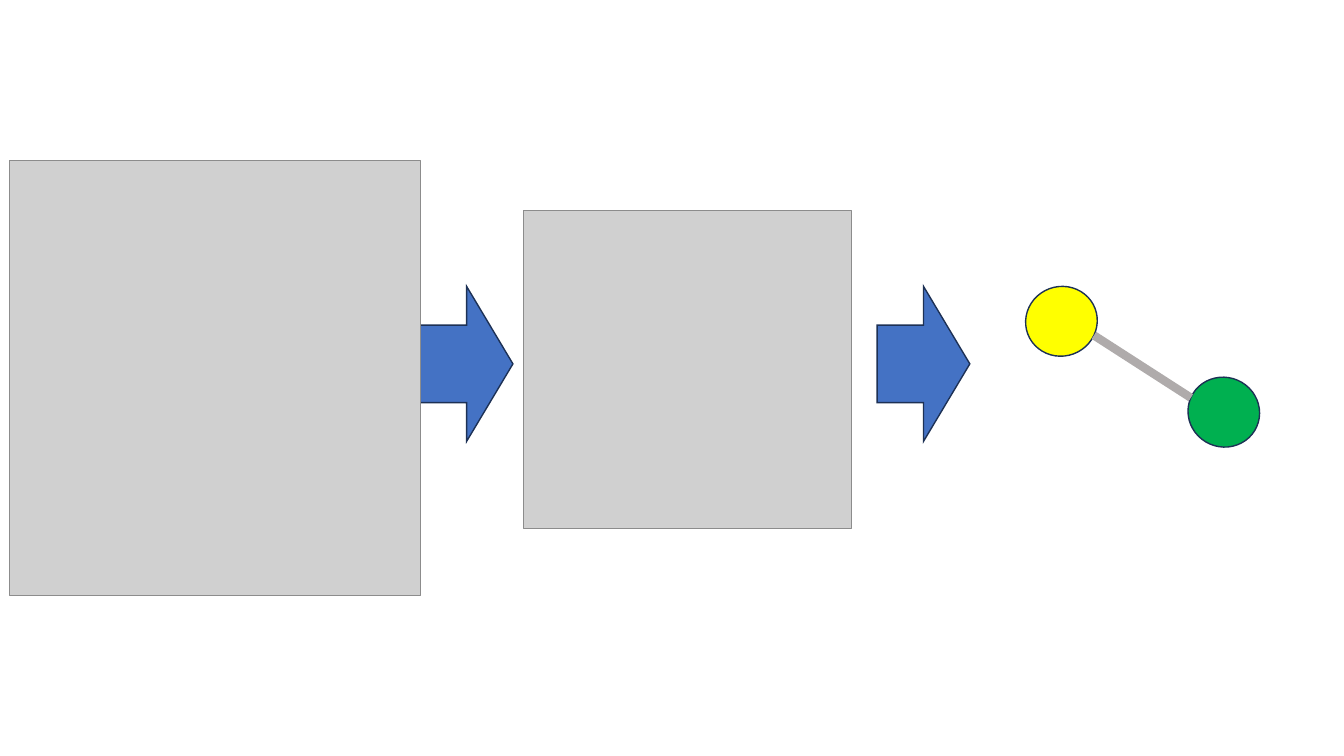
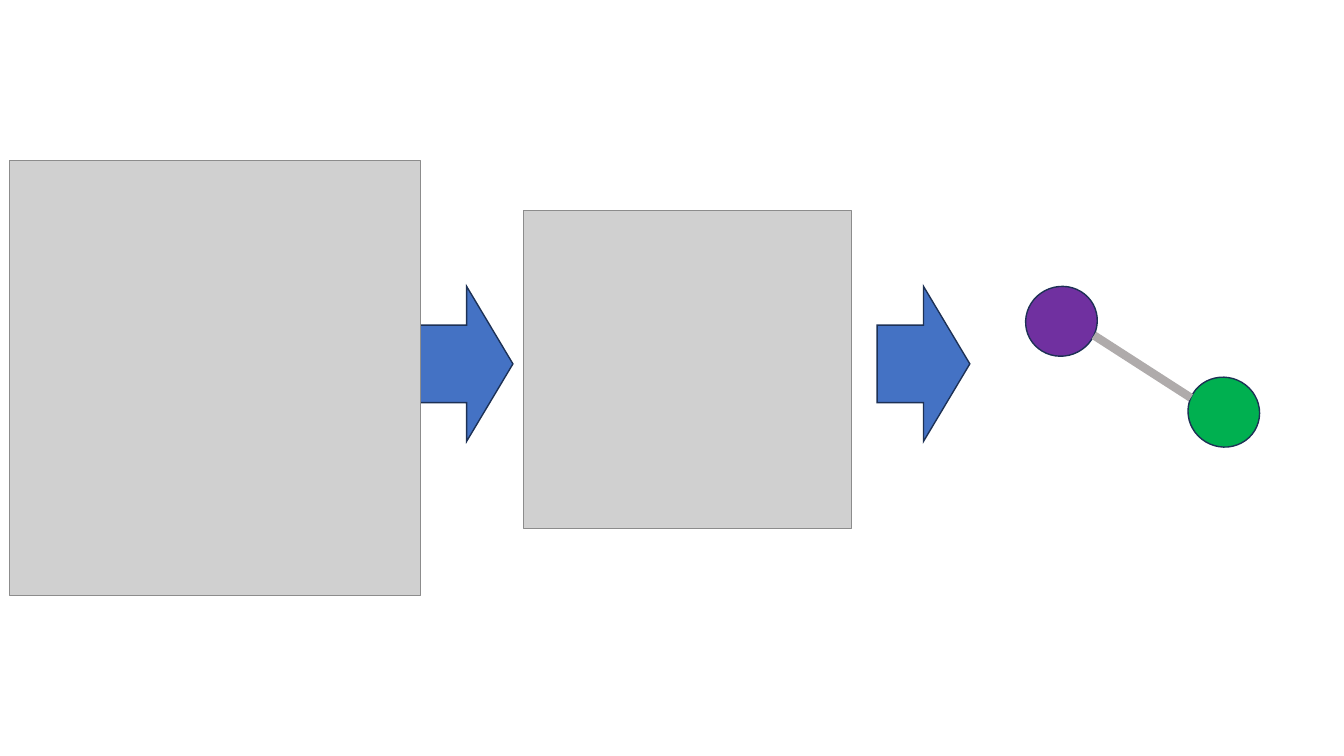
Before and after one commit to audreyfulab/HGRN_repo_fork, a slide deck: slide 5 of HGRN_pseudocode/fancy_schematic.pptx. Drawn at 1344x756 pixels with LibreOffice and Linux fonts; fonts in the diff are those of the drawing; grey boxes stand for pictures. Boxes give left, top, right and bottom in pixels: in the first picture for what was removed or moved away, otherwise in the second. Text is boxed around its words. In the diff, an @@ line names an element or a change of style, - is before the commit and + after.

```diff
--- a/HGRN_pseudocode/fancy_schematic.pptx
+++ b/HGRN_pseudocode/fancy_schematic.pptx
@@ ellipse at (1015,276,1107,366): fill #FFFF00 to #7030A0 @@
```
Also in this commit, not shown: 2 slides added, 1 slide removed, 4 other files.
